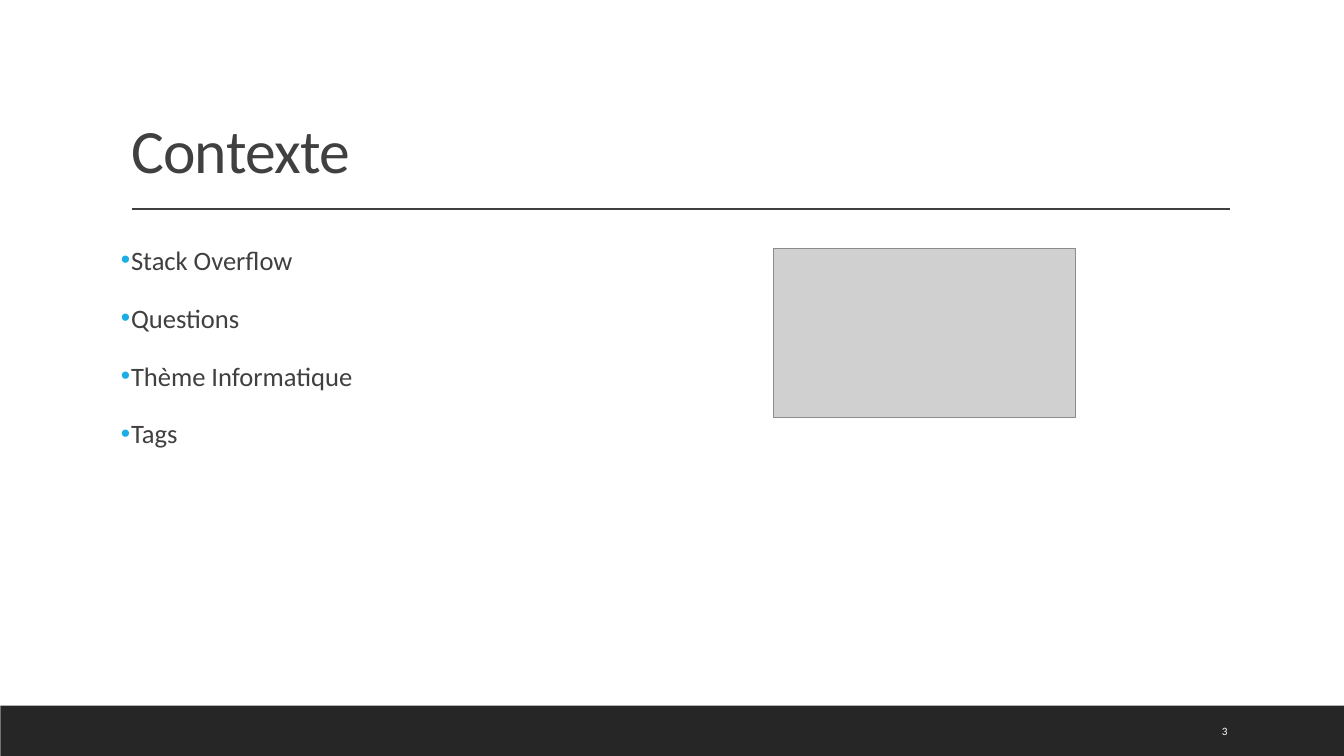
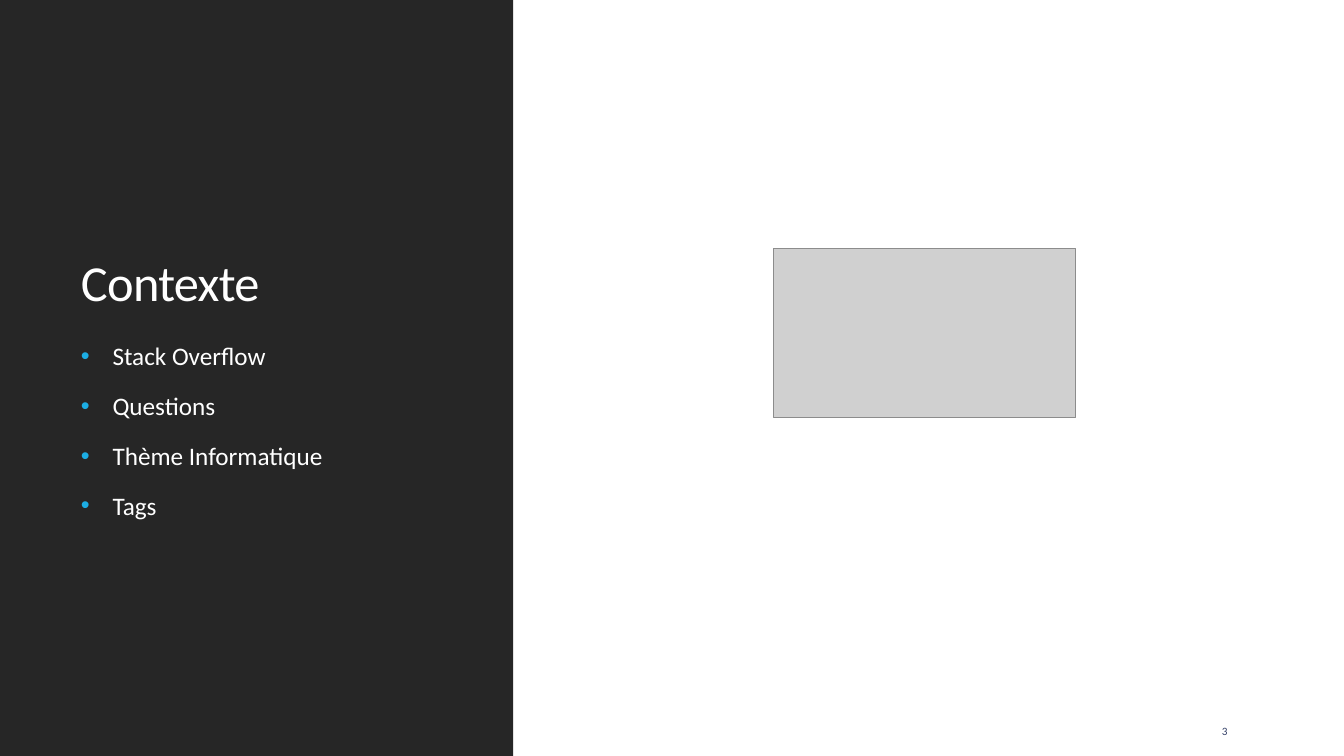
Before and after one commit to EricJacquesPro/TextCategorization, a slide deck: slide 3 of Présentation Projet 6 Data Scientist.pptx. Drawn at 1344x756 pixels with LibreOffice and Linux fonts; fonts in the diff are those of the drawing; grey boxes stand for pictures. Boxes give left, top, right and bottom in pixels: in the first picture for what was removed or moved away, otherwise in the second. Text is boxed around its words. In the diff, an @@ line names an element or a change of style, - is before the commit and + after.

```diff
--- a/Présentation Projet 6 Data Scientist.pptx
+++ b/Présentation Projet 6 Data Scientist.pptx
@@ rectangle added at <box>0,0,513,756</box>, fill #262626 @@
@@ title "Contexte": place and size @@
-title "Contexte" at <box>131,133,350,174</box>
+title "Contexte" at <box>81,268,259,302</box>
@@ title "Contexte" at <box>81,268,259,302</box>: size 44 to 36 pt, text colour #404040 to #FFFFFF @@
@@ line removed from (132, 210) to (1231, 210) @@
@@ text "Stack Overflow": place and size @@
-text "Stack Overflow" at <box>131,251,352,448</box>
+text "Stack Overflow" at <box>113,347,323,520</box>
@@ text "Stack Overflow" at <box>113,347,323,520</box>: size 19 to 18 pt, text colour #404040 to #FFFFFF; indent changed; line spacing 1.2 to 1 @@
@@ rectangle removed at <box>0,706,1344,756</box> @@
@@ page number at <box>1222,727,1228,735</box>: text colour #FFFFFF to #344068 @@
```
Also in this commit, not shown: 5 other slides changed.
